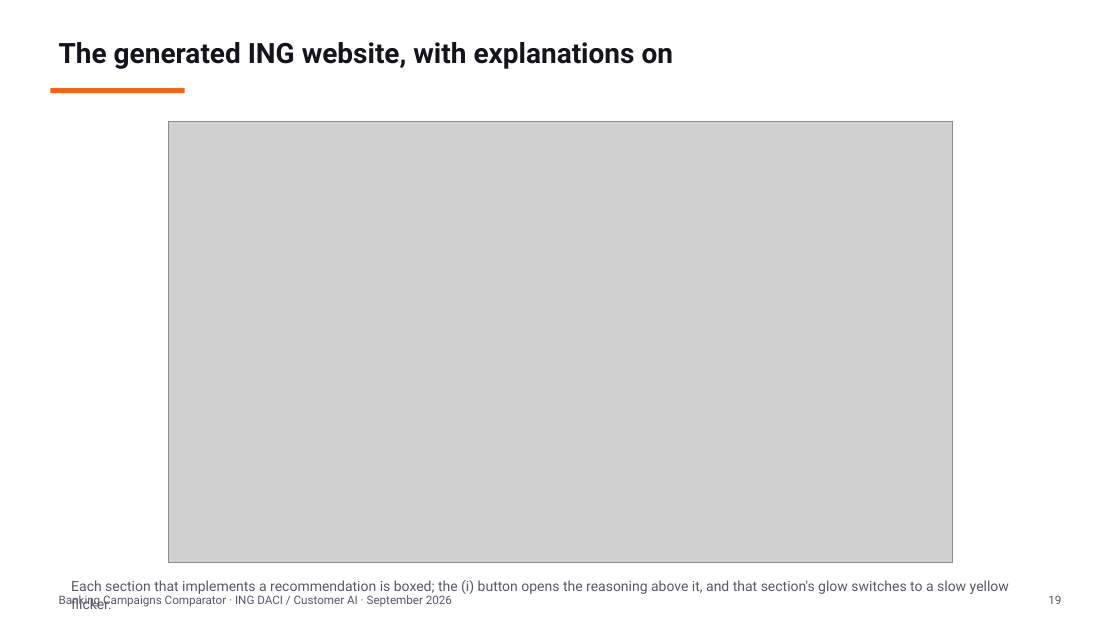
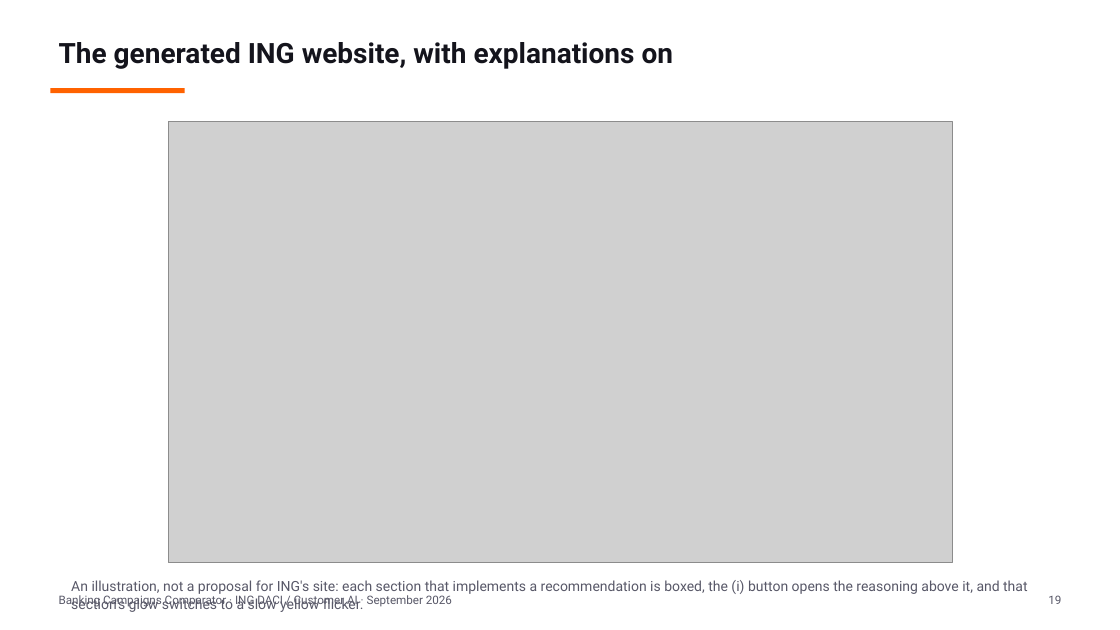
Before and after one commit to Siegried81/ing-usecase, a slide deck: slide 19 of docs/Banking_Campaigns_Comparator.pptx. Drawn at 1120x630 pixels with LibreOffice and Linux fonts; fonts in the diff are those of the drawing; grey boxes stand for pictures. Boxes give left, top, right and bottom in pixels: in the first picture for what was removed or moved away, otherwise in the second. Text is boxed around its words. In the diff, an @@ line names an element or a change of style, - is before the commit and + after.

Commit message:
docs: frame the generated site as an illustration, and say what reputation is not
The client answered that the goal is comparative and that "actionable"
means how ING communicates, not changes to its website. The generated
site is therefore presented as an illustration of what a recommendation
means in practice, on the deck's overview and on the slide that shows it.

The same answer read the reputation feature as showing "how well the
campaigns are doing". That is the one claim the module refuses to make,
so the Reputation slide and the tab itself now say it in the client's own
terms: themes are what a bank is written about, never evidence that a
page or campaign performed.

The tab also stopped asserting "no recent headlines found" for a bank it
simply could not fetch - with newsapi.org currently returning 401, that
string was reporting an outage as a finding. It now reads "no headlines
recorded", with the caveat stated above the list.

```diff
--- a/docs/Banking_Campaigns_Comparator.pptx
+++ b/docs/Banking_Campaigns_Comparator.pptx
@@ text at (71,580,1027,612): text changed @@
-Each section that implements a recommendation is boxed; the (i) button opens the reasoning above it, and that section's glow switches to a slow yellow flicker.
+An illustration, not a proposal for ING's site: each section that implements a recommendation is boxed, the (i) button opens the reasoning above it, and that section's glow switches to a slow yellow flicker.
```
Also in this commit, not shown: 2 other slides changed, 1 other file.
